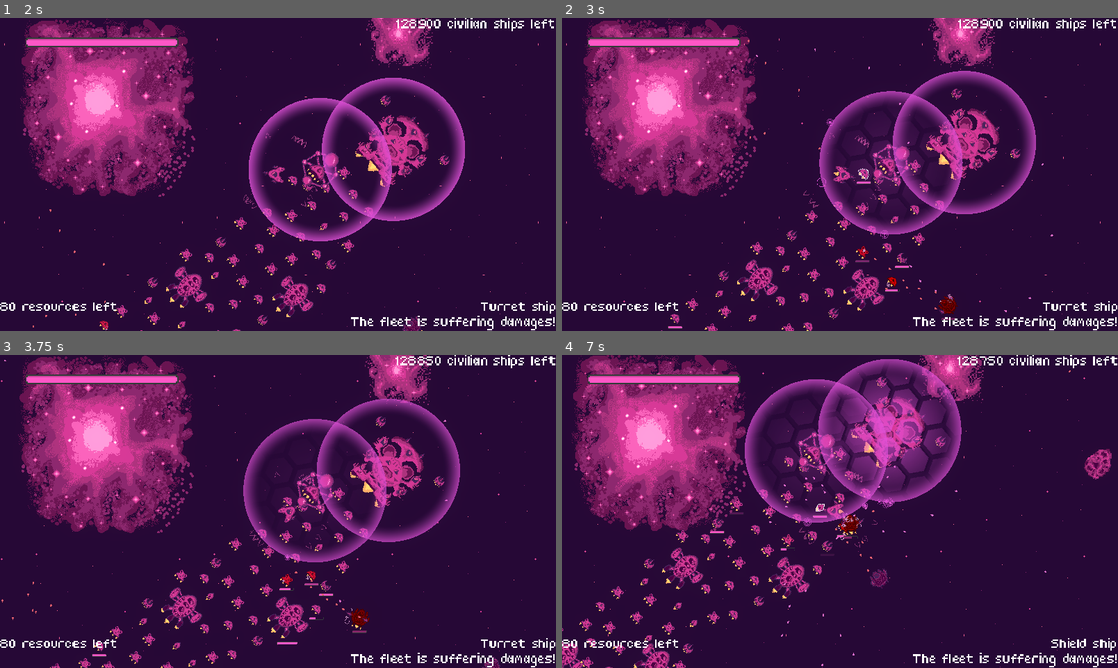
Above: before the commit, frames 1-4 (two rows, left to right).
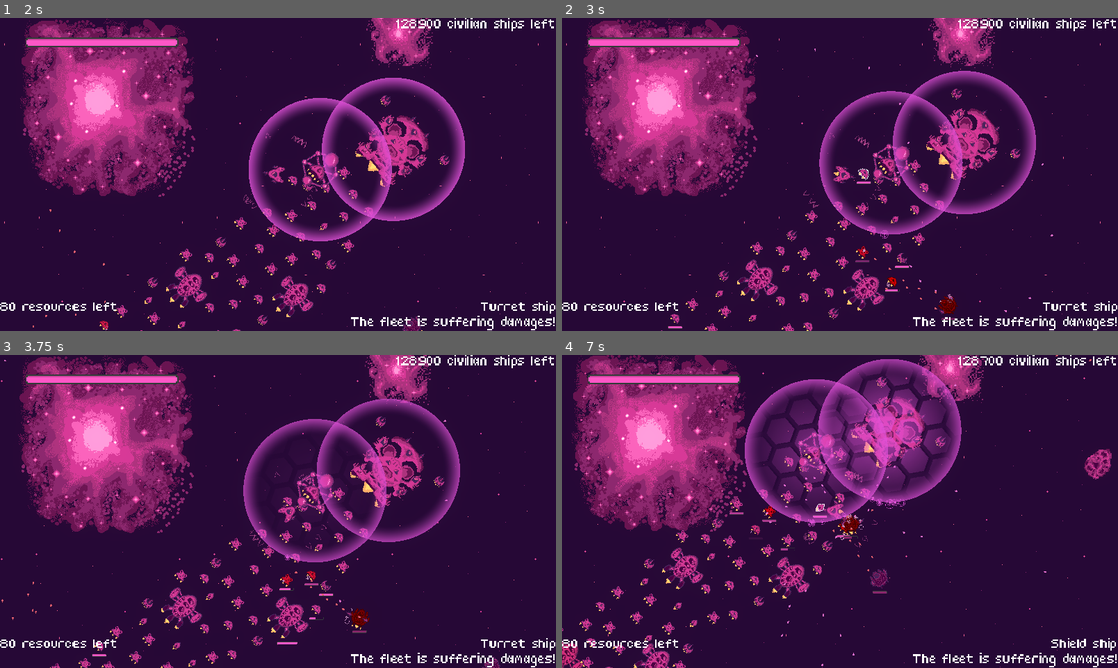
Above: after the commit, the same moments.

Repository: bear-minimum-studio/space-bear
Game: Godot game, scene res://Game.tscn
Same seed, same stepped clock (60 frames per second), same inputs: the game is played once before the commit and once after it.
Inputs:
- Up to frame 1 (2 s): tap Enter (upgrade) at 0.5 s; hold Right (turn_right) 0.53-1.28 s; hold X (cycle_selection) 0.53-1.28 s; hold Ctrl (brake) from 1.28 s (still down); tap Down (decelerate) at 1.35 s
- Up to frame 2 (3 s): release Ctrl (brake) at 2.03 s; hold Right (turn_right) 2.03-2.78 s; hold Space (fire) 2.03-2.78 s; hold Up (accelerate) from 2.78 s (still down); tap G (grappling_hook) at 2.85 s
- Up to frame 3 (3.75 s): release Up (accelerate) at 3.53 s; hold Left (turn_left) from 3.53 s (still down); hold F (turret_fire) from 3.53 s (still down)
- Up to frame 4 (7 s): release F (turret_fire) at 4.28 s; tap X (cycle_selection) at 4.35 s; release Left (turn_left) at 5.03 s; hold Ctrl (brake) 5.03-5.78 s; tap Down (decelerate) at 5.1 s; hold Right (turn_right) 5.78-6.53 s; tap Space (fire) at 5.85 s; hold Up (accelerate) from 6.53 s (still down); hold G (grappling_hook) from 6.53 s (still down)

Frame 1 is identical in both runs. In frame 2, 0.3% of the frame differs, in the area x 15-64%, y 6-54%; in frame 3, 0.2%; in frame 4, 1.6%, in the area x 0-100%, y 0-100%.

Commit message:
feat: shorter bullet range

Diff:
--- a/bullet/Bullet.gd
+++ b/bullet/Bullet.gd
@@ -1,6 +1,6 @@
 extends Area2D
 
-@export var bullet_range = 10000
+@export var bullet_range = 1000
 
 @onready var bullet_impact = $BulletImpact
 
